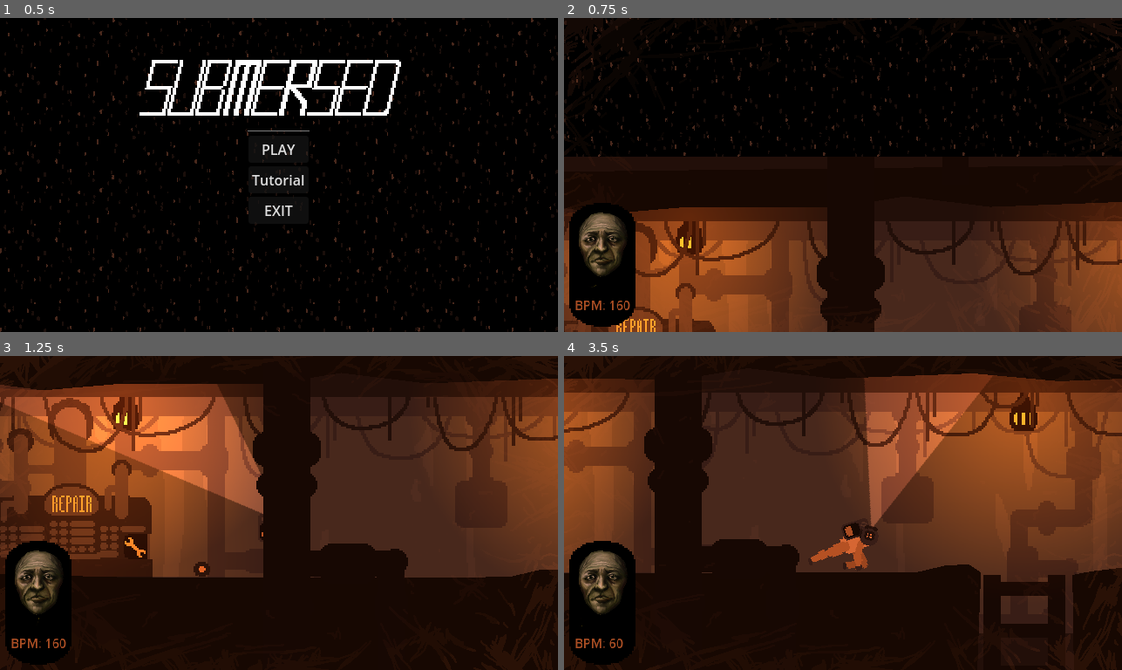
Above: before the commit, frames 1-4 (two rows, left to right).
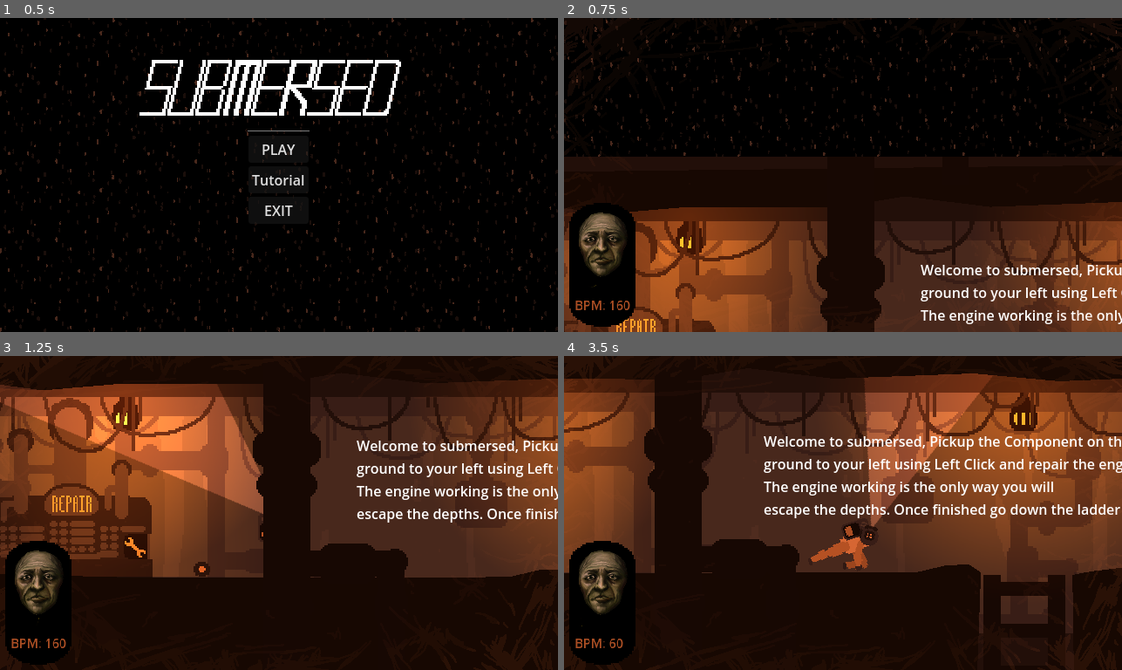
Above: after the commit, the same moments.

Repository: Parker-Vetter/SubwayUnderSea
Game: Godot game, scene res://Scenes/main_menu.tscn
Same seed, same stepped clock (60 frames per second), same inputs: the game is played once before the commit and once after it. The engine's default icon, where the game draws it, is replaced by a stand-in: a white triangle on a blue panel in a dark square. Sound files missing from this copy of the repository are replaced by a short silence.
Inputs (mouse positions are in pixels of both pictures, inside the frame that each line leads up to):
- Up to frame 1 (0.5 s): no input
- Up to frame 2 (0.75 s): click "Tutorial" at 0.5 s
- Up to frame 3 (1.25 s): no input
- Up to frame 4 (3.5 s): tap A (left) at 1.25, 2, 2.75 s; move the mouse to (965, 497) at 1.27 s; hold D (right) 1.28-2.03 s; tap Space (interact) at 1.35, 2.85 s; move the mouse to (731, 528) at 2.02 s; hold S (down) 2.03-2.78 s; click (731, 528) at 2.1 s; move the mouse to (898, 443) at 2.77 s; hold D (right) from 2.78 s (still down)

Frame 1 is identical in both runs. In frame 2, 1.6% of the frame differs, in the area x 63-100%, y 78-98%; in frame 3, 2.2%; in frame 4, 3.7%, in the area x 35-100%, y 25-52%.

Commit message:
finished implementation of Tutrial Level

Diff:
--- a/subwaysea/Scenes/TutorialScene.tscn
+++ b/subwaysea/Scenes/TutorialScene.tscn
@@ -96,6 +96,9 @@
 [sub_resource type="Gradient" id="Gradient_hlmdc"]
 colors = PackedColorArray(0, 0, 0, 1, 1, 1, 1, 0)
 
+[sub_resource type="LabelSettings" id="LabelSettings_f0vfj"]
+font_size = 11
+
 [node name="TutorialScene" type="Node2D"]
 script = ExtResource("1_uayea")
 
@@ -743,6 +746,155 @@
 [node name="escMenu" parent="." instance=ExtResource("34_76orr")]
 visible = false
 
+[node name="TutorialTextArea" type="Control" parent="."]
+layout_mode = 3
+anchors_preset = 0
+offset_left = 1.0
+offset_top = 361.0
+offset_right = 2278.0
+offset_bottom = 1466.0
+metadata/_edit_lock_ = true
+
+[node name="Label1" type="Label" parent="TutorialTextArea"]
+layout_mode = 1
+anchors_preset = -1
+anchor_left = 0.293
+anchor_top = 0.077
+anchor_right = 0.478
+anchor_bottom = 0.168
+offset_left = -0.161011
+offset_top = -0.0850067
+offset_right = -0.406006
+offset_bottom = 0.359985
+text = "Welcome to submersed, Pickup the Component on the
+ground to your left using Left Click and repair the engine.
+The engine working is the only way you will
+escape the depths. Once finished go down the ladder"
+
+[node name="Label2" type="Label" parent="TutorialTextArea"]
+layout_mode = 1
+anchors_preset = -1
+anchor_left = 0.688
+anchor_top = 0.029
+anchor_right = 0.737
+anchor_bottom = 0.102
+offset_left = -0.57605
+offset_top = -0.045002
+offset_right = -0.14917
+offset_bottom = 0.289993
+text = "This is the Breaker keep the lights on or you will go insane"
+label_settings = SubResource("LabelSettings_f0vfj")
+autowrap_mode = 2
+
+[node name="Label3" type="Label" parent="TutorialTextArea"]
+layout_mode = 1
+anchors_preset = -1
+anchor_left = 0.667
+anchor_top = 0.38
+anchor_right = 0.716
+anchor_bottom = 0.453
+offset_left = -0.759155
+offset_top = 0.0999756
+offset_right = -0.332031
+offset_bottom = 0.434998
+text = "This is the Component Dropper
+"
+label_settings = SubResource("LabelSettings_f0vfj")
+autowrap_mode = 2
+
+[node name="Label4" type="Label" parent="TutorialTextArea"]
+layout_mode = 1
+anchors_preset = -1
+anchor_left = 0.661
+anchor_top = 0.473
+anchor_right = 0.711
+anchor_bottom = 0.547
+offset_left = 0.902954
+offset_top = 0.334961
+offset_right = -0.947021
+offset_bottom = -0.435059
+text = "To our right is the radar, this tells you how close to the surface we are...
+"
+label_settings = SubResource("LabelSettings_f0vfj")
+autowrap_mode = 2
+
+[node name="Label5" type="Label" parent="TutorialTextArea"]
+layout_mode = 1
+anchors_preset = -1
+anchor_left = 0.719
+anchor_top = 0.415
+anchor_right = 0.769
+anchor_bottom = 0.55
+offset_left = 0.836914
+offset_top = 0.424988
+offset_right = -1.01306
+offset_bottom = 0.25
+text = "You can collect scrap using the radar. But be carful not to click on a monster or your ship will be attacked! Scrap will only move Vertically."
+label_settings = SubResource("LabelSettings_f0vfj")
+autowrap_mode = 2
+
+[node name="Label6" type="Label" parent="TutorialTextArea"]
+layout_mode = 1
+anchors_preset = -1
+anchor_left = 0.195
+anchor_top = 0.355
+anchor_right = 0.244
+anchor_bottom = 0.472
+offset_left = -1.01501
+offset_top = -0.275024
+offset_right = -0.588013
+offset_bottom = 0.439941
+text = "This is the Oxygen Machine, once on the platform the the oxy hose will conect to you and refill your oxy tank on your back"
+label_settings = SubResource("LabelSettings_f0vfj")
+autowrap_mode = 2
+
+[node name="Label7" type="Label" parent="TutorialTextArea"]
+layout_mode = 1
+anchors_preset = -1
+anchor_left = 0.531
+anchor_top = 0.471
+anchor_right = 0.581
+anchor_bottom = 0.544
+offset_left = 0.912964
+offset_top = -0.455017
+offset_right = -0.937012
+offset_bottom = -0.120056
+text = "Go down the ladder to find the cat room
+"
+label_settings = SubResource("LabelSettings_f0vfj")
+autowrap_mode = 2
+
+[node name="Label8" type="Label" parent="TutorialTextArea"]
+layout_mode = 1
+anchors_preset = -1
+anchor_left = 0.633
+anchor_top = 0.794
+anchor_right = 0.682
+anchor_bottom = 0.867
+offset_left = -0.341064
+offset_top = -0.370056
+offset_right = 0.0859375
+offset_bottom = -0.0350342
+text = "The cat room is the only place you will feel calm!
+"
+label_settings = SubResource("LabelSettings_f0vfj")
+autowrap_mode = 2
+
+[node name="Label9" type="Label" parent="TutorialTextArea"]
+layout_mode = 1
+anchors_preset = -1
+anchor_left = 0.327
+anchor_top = 0.444
+anchor_right = 0.408
+anchor_bottom = 0.549
+offset_left = 0.420959
+offset_top = 0.379974
+offset_right = -1.01605
+offset_bottom = 0.35498
+text = "If a Machine says Repair above it you must pickup a component and bring it over to the machine to fix it, Walk into the wrench with the component if you wish to complete the repair"
+label_settings = SubResource("LabelSettings_f0vfj")
+autowrap_mode = 2
+
 [connection signal="wasAttacked" from="." to="LightParent" method="attacked_for_bit"]
 [connection signal="wasAttacked" from="." to="Hull" method="was_attacked"]
 [connection signal="timeout" from="AttackTimer" to="." method="_on_attack_timer_timeout"]
Not shown: 1 places in subwaysea/Scenes/TutorialScene.tscn that only renumber resources
